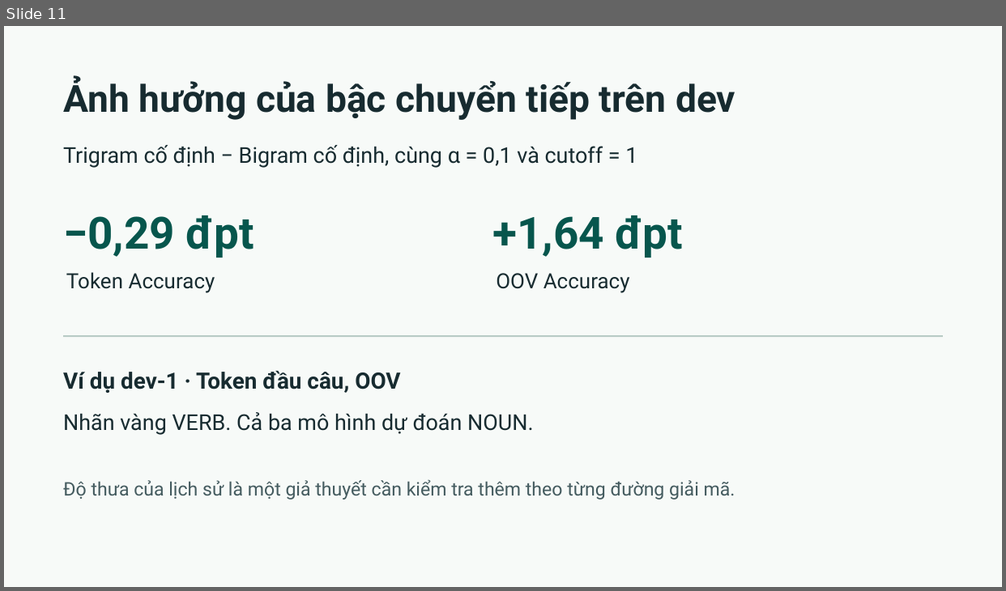
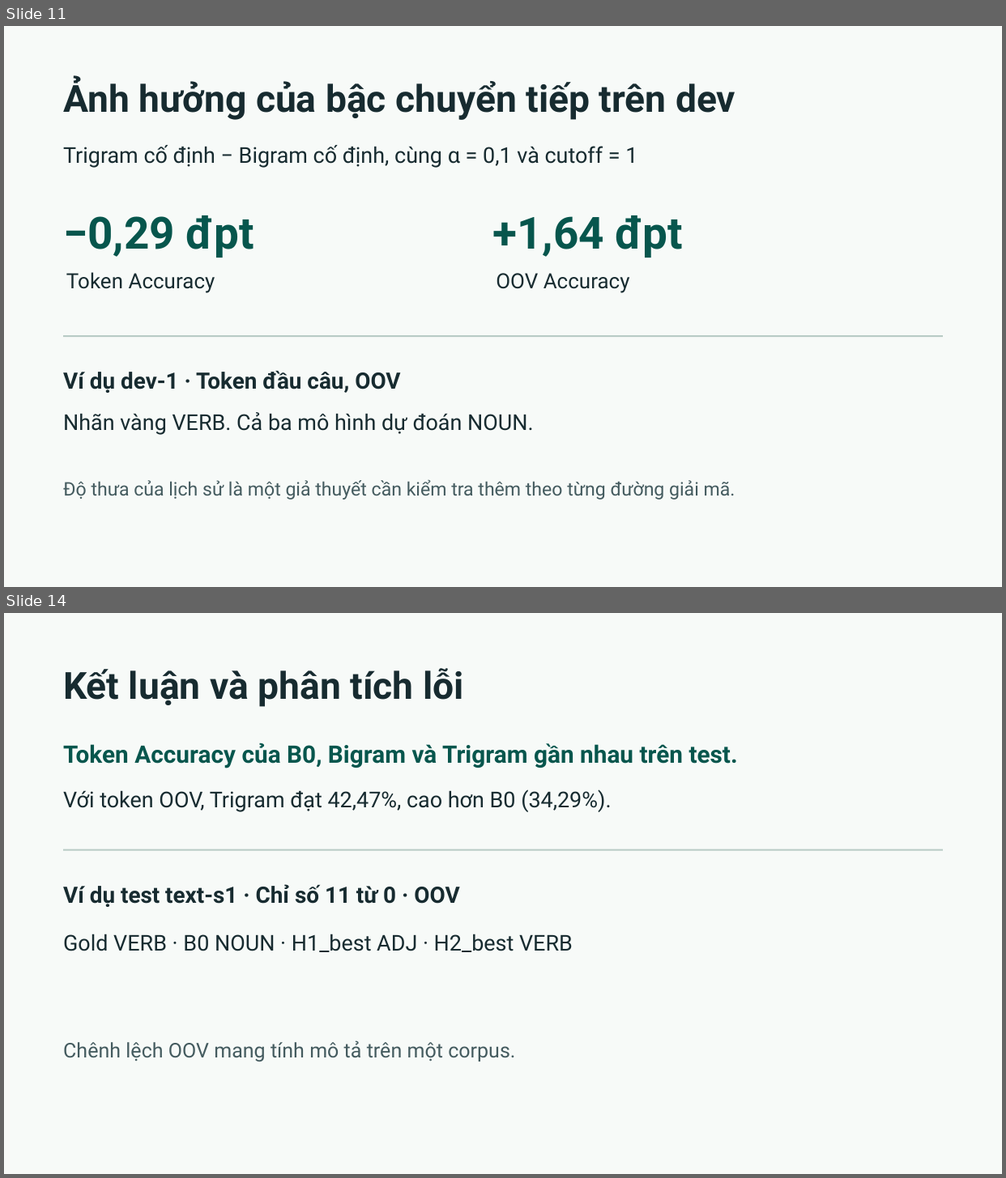
Before and after one commit to PhamHoagn/Vietnamese-POS-Tagging-HMM, a slide deck: slides/NLP_POS_NHOM.pptx. Shown one above the other, each under a label of ours: slide 11 before the commit, slides 11 and 14 after it; the slides between them are not shown. The pictures are 1006x591 and 1006x1178 pixels, drawn with LibreOffice and Linux fonts; fonts in the diff are those of the drawing. Boxes give left, top, right and bottom in pixels: in the first picture for what was removed or moved away, otherwise in the second. Text is boxed around its words. In the diff, an @@ line names an element or a change of style, - is before the commit and + after.

Commit message:
Chốt slide và hướng dẫn tái lập kết quả Test

```diff
--- a/slides/NLP_POS_NHOM.pptx
+++ b/slides/NLP_POS_NHOM.pptx
@@ slide 14 added at [4, 613, 1002, 1174], background #F7FAF8 @@
@@ text added at [63, 668, 464, 707], 36 pt, text #172B30, bold @@
+Kết luận và phân tích lỗi
@@ text added at [63, 743, 738, 769], 23.2 pt, text #07564D, bold @@
+Token Accuracy của B0, Bigram và Trigram gần nhau trên test.
@@ text added at [63, 790, 611, 812], 21 pt, text #172B30 @@
+Với token OOV, Trigram đạt 42,47%, cao hơn B0 (34,29%).
@@ rectangle added at [63, 850, 943, 851], fill #B8CBC5 @@
@@ text added at [63, 884, 459, 907], 21.8 pt, text #172B30, bold @@
+Ví dụ test text-s1 · Chỉ số 11 từ 0 · OOV
@@ text added at [63, 934, 573, 952], 21 pt, text #172B30 @@
+Gold VERB · B0 NOUN · H1_best ADJ · H2_best VERB
@@ text added at [63, 1041, 515, 1062], 19.5 pt, text #445B5F @@
+Chênh lệch OOV mang tính mô tả trên một corpus.
```
Also in this commit, not shown: 2 other slides added, 1 slide removed, 4 other files.
